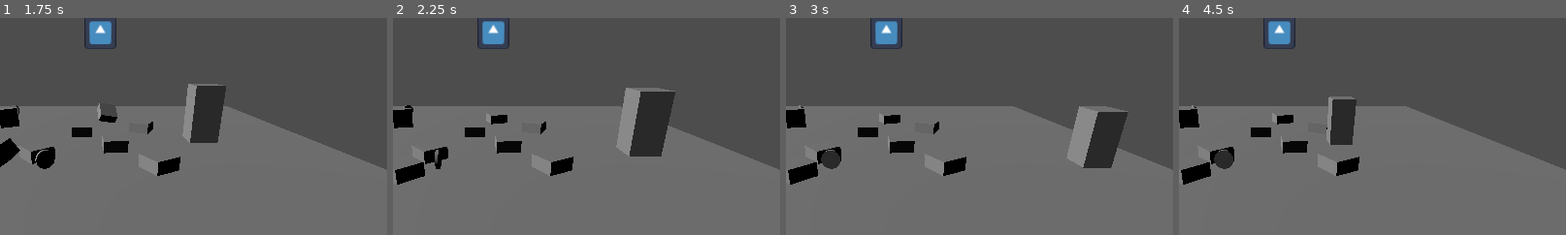
Above: before the commit, frames 1-4 (left to right).
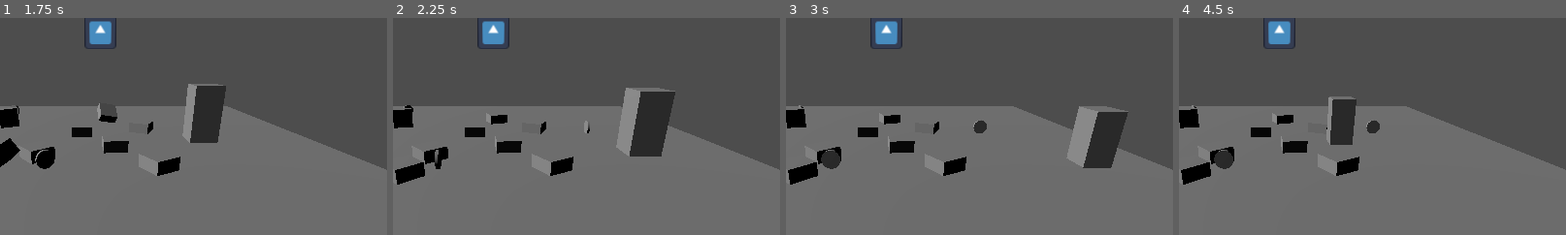
Above: after the commit, the same moments.

Repository: IsaiahMurray/3D-Platformer-Tutorial
Game: Godot game, scene res://scenes/level_1.tscn
Same seed, same stepped clock (60 frames per second), same inputs: the game is played once before the commit and once after it. The engine's default icon, where the game draws it, is replaced by a stand-in: a white triangle on a blue panel in a dark square.
Inputs:
- Up to frame 1 (1.75 s): tap Enter (ui_accept) at 0.5, 0.77, 1.52 s; hold Right (ui_right) 0.53-1.28 s; hold Down (ui_down) from 1.28 s (still down)
- Up to frame 2 (2.25 s): release Down (ui_down) at 2.03 s; hold Right (ui_right) from 2.03 s (still down)
- Up to frame 3 (3 s): release Right (ui_right) at 2.78 s; hold Up (ui_up) from 2.78 s (still down)
- Up to frame 4 (4.5 s): tap Enter (ui_accept) at 3.02, 3.77 s; release Up (ui_up) at 3.53 s; hold Left (ui_left) from 3.53 s (still down)
The pictures show only the part of the screen within x 37-87%, y 16-66%; the shares and areas given below are measured in that part.

Frame 1 is identical in both runs. In frame 2, less than 0.1% of the frame differs, in the area x 49-51%, y 47-54%; in frame 3, 0.2%, in the area x 48-52%, y 47-54%; in frame 4, 0.2%.

Commit message:
Updated collision handling
-changed if statement to a signal to handle collision detection

Diff:
--- a/3d-platformer-tutorial/coin.gd
+++ b/3d-platformer-tutorial/coin.gd
@@ -4,10 +4,6 @@
 
 func rotate_coin() -> void:
 	rotate_y(deg_to_rad(ROTATION_SPEED))
-
-func delete_coin() -> void:
-	if has_overlapping_bodies():
-		queue_free()
 
 # Called when the node enters the scene tree for the first time.
 func _ready() -> void:
@@ -17,4 +13,8 @@
 # Called every frame. 'delta' is the elapsed time since the previous frame.
 func _process(delta: float) -> void:
 	rotate_coin()
-	delete_coin()
+
+
+
+func _on_body_entered(body: Node3D) -> void:
+	pass # Replace with function body.
